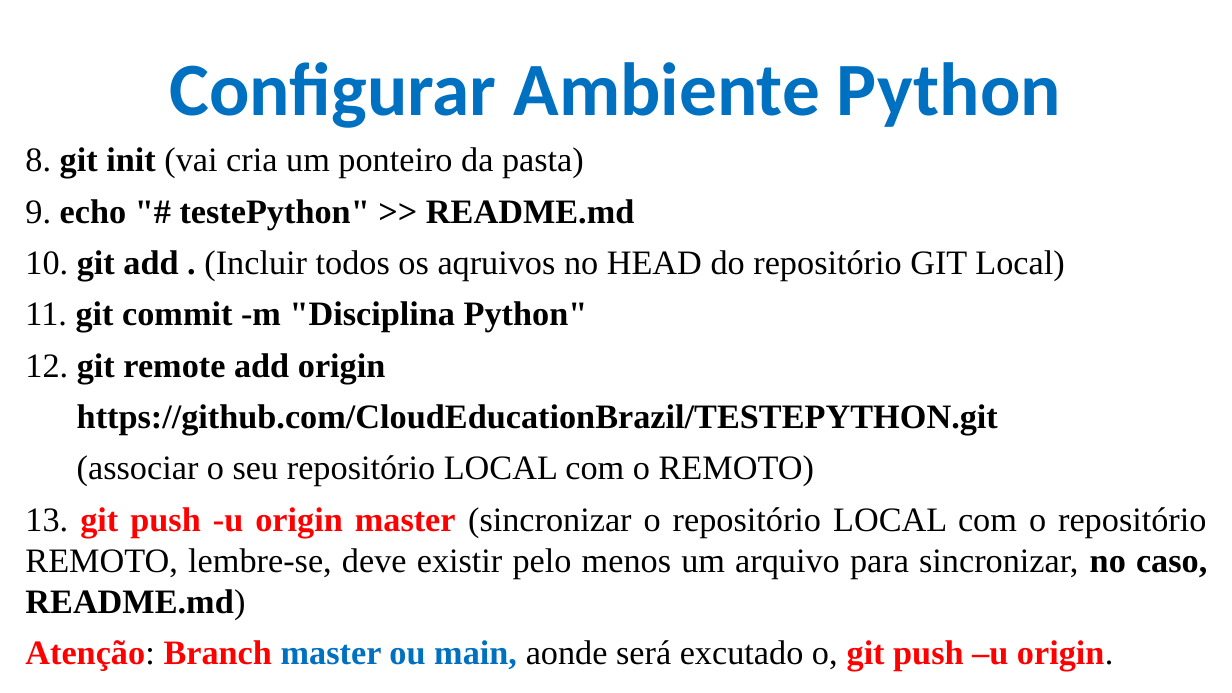
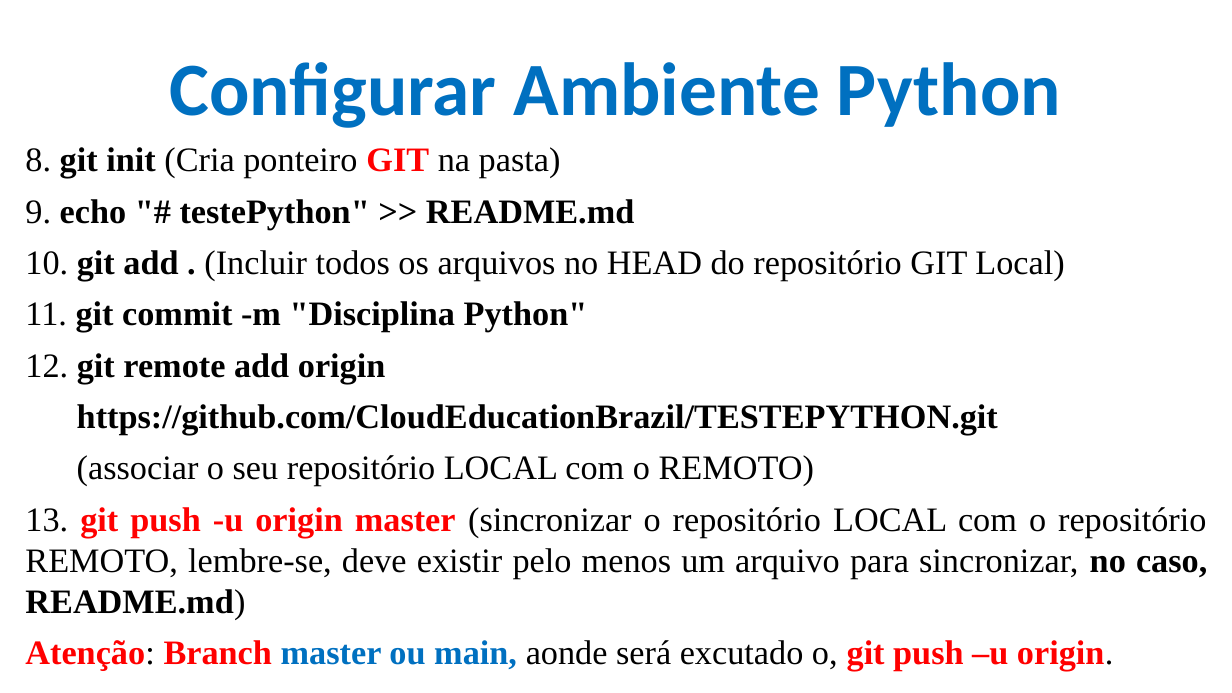
Before and after one commit to CloudEducationBrazil/WydenPythonParadigmas, a slide deck: slide 15 of 01 Classes/Aula 01 02 03 Programação Python.pptx (slide 13 before the commit). Drawn at 1232x693 pixels with LibreOffice and Linux fonts; fonts in the diff are those of the drawing; background and template pictures are left out. Boxes give left, top, right and bottom in pixels: in the first picture for what was removed or moved away, otherwise in the second. Text is boxed around its words. In the diff, an @@ line names an element or a change of style, - is before the commit and + after.

```diff
--- a/01 Classes/Aula 01 02 03 Programação Python.pptx
+++ b/01 Classes/Aula 01 02 03 Programação Python.pptx
@@ text at bbox=[25, 147, 561, 178]: text changed @@
-8. git init (vai cria um ponteiro da pasta)
+8. git init (Cria ponteiro GIT na pasta)
@@ text at bbox=[25, 250, 1064, 281]: text changed @@
-10. git add . (Incluir todos os aqruivos no HEAD do repositório GIT Local)
+10. git add . (Incluir todos os arquivos no HEAD do repositório GIT Local)
```
Also in this commit, not shown: 2 other slides changed, 1 slide added.
